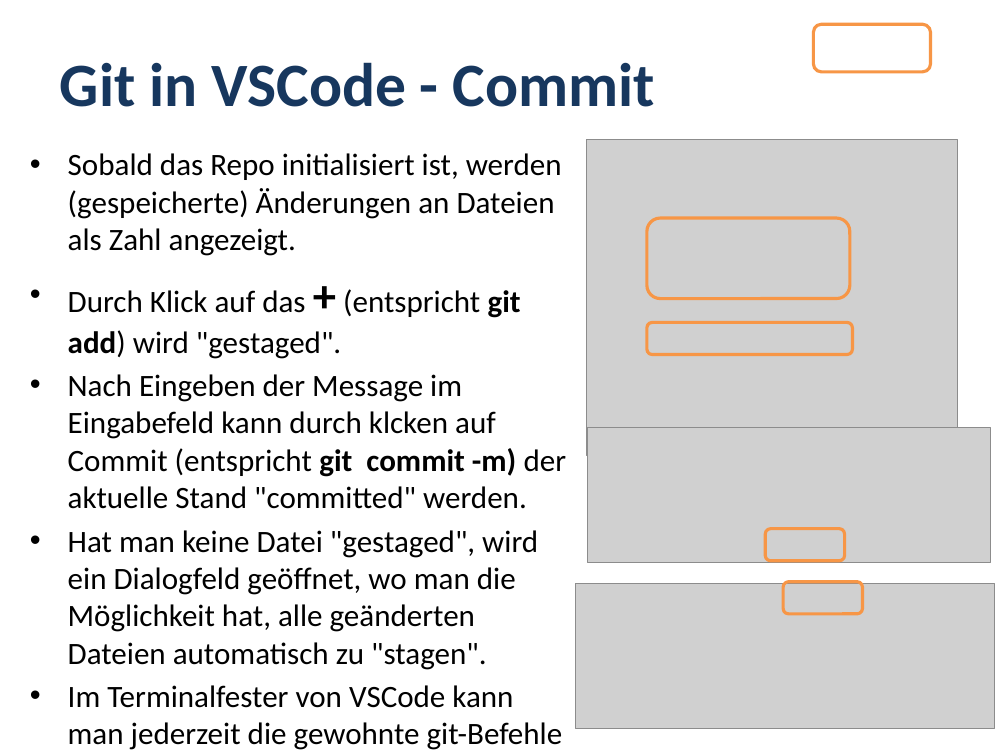
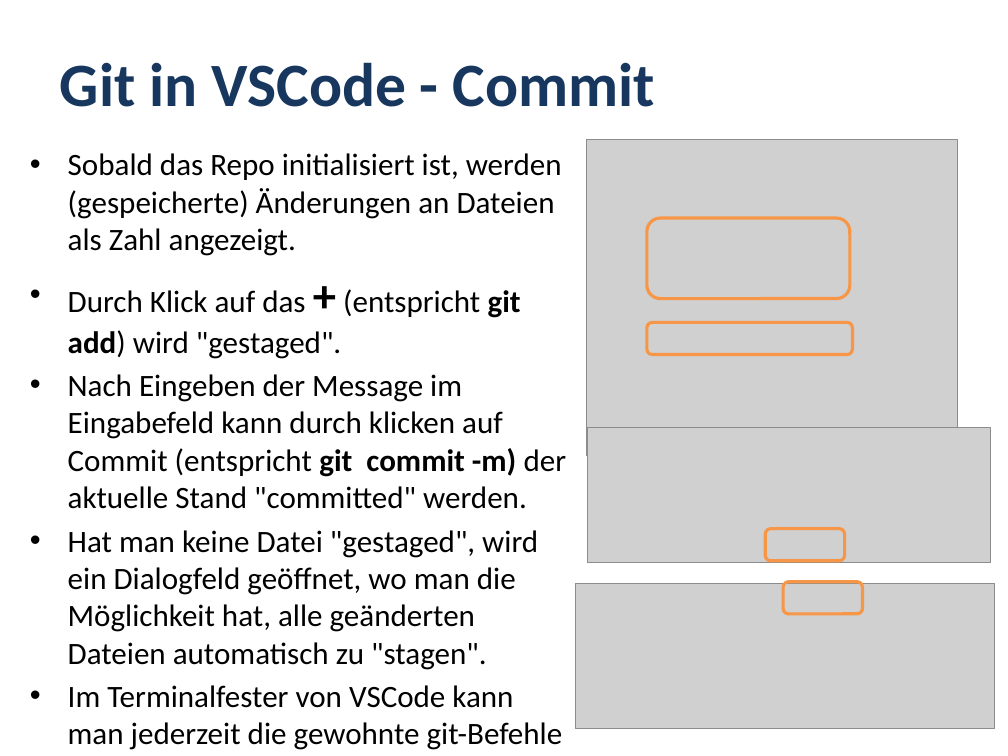
Before and after one commit to MickyRoth/Presentations, a slide deck: slide 21 of Git.pptx. Drawn at 1008x756 pixels with LibreOffice and Linux fonts; fonts in the diff are those of the drawing; grey boxes stand for pictures; background and template pictures are left out. Boxes give left, top, right and bottom in pixels: in the first picture for what was removed or moved away, otherwise in the second. Text is boxed around its words. In the diff, an @@ line names an element or a change of style, - is before the commit and + after.

```diff
--- a/Git.pptx
+++ b/Git.pptx
@@ rounded rectangle removed at (813,24,930,72) @@
@@ text at (68,374,567,509): text changed @@
-• Nach Eingeben der Message im Eingabefeld kann durch klcken auf Commit (entspricht git commit -m) der aktuelle Stand "committed" werden.
+• Nach Eingeben der Message im Eingabefeld kann durch klicken auf Commit (entspricht git commit -m) der aktuelle Stand "committed" werden.
```
Also in this commit, not shown: 7 other slides changed, 3 other files.
